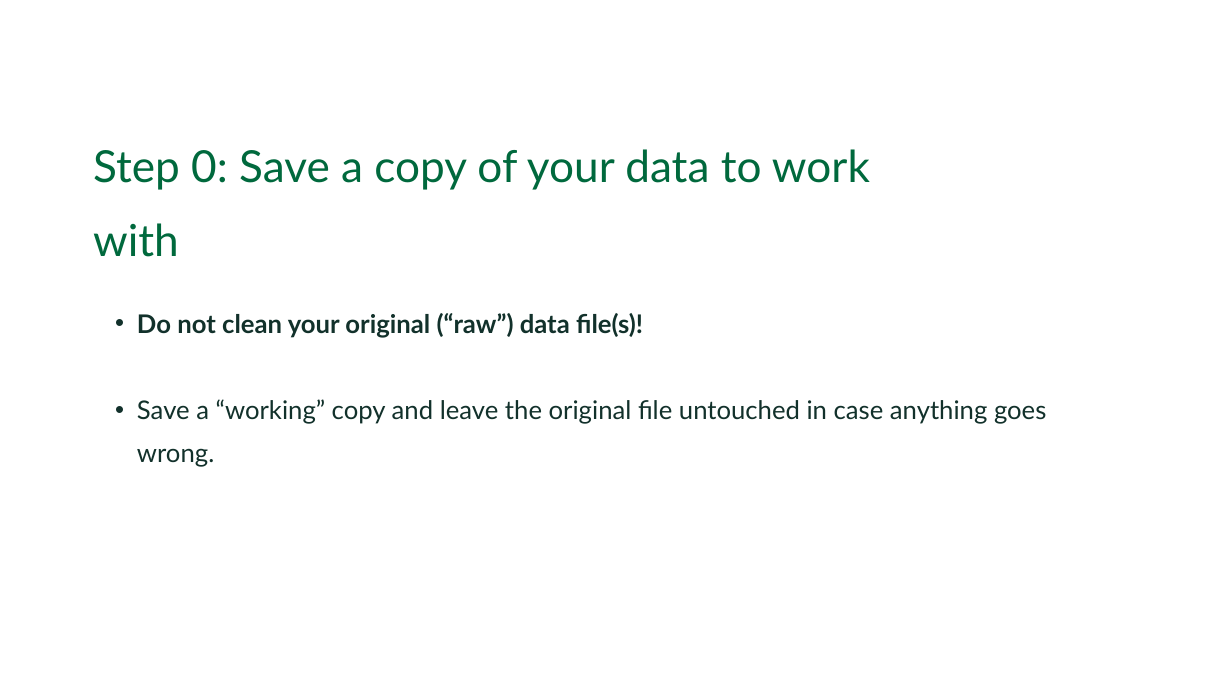
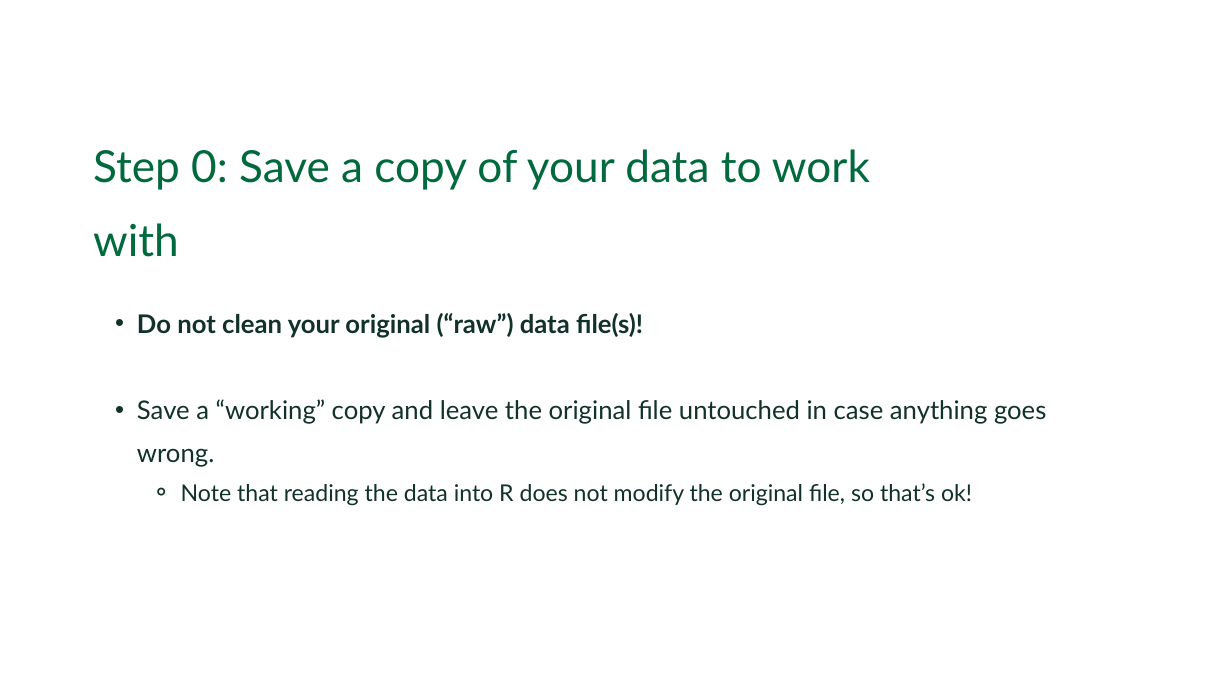
Before and after one commit to Dartmouth-Libraries/r_research-fundamentals_ws, a slide deck: slide 11 of slides/03a_Data-Cleaning.pptx. Drawn at 1232x693 pixels with LibreOffice and Linux fonts; fonts in the diff are those of the drawing; background and template pictures are left out. Boxes give left, top, right and bottom in pixels: in the first picture for what was removed or moved away, otherwise in the second. Text is boxed around its words. In the diff, an @@ line names an element or a change of style, - is before the commit and + after.

Commit message:
data cleaning code draft combo and slide updates

```diff
--- a/slides/03a_Data-Cleaning.pptx
+++ b/slides/03a_Data-Cleaning.pptx
@@ text at (181, 483, 972, 506): paragraph added @@
+    ⚬ Note that reading the data into R does not modify the original file, so that’s ok!
```
Also in this commit, not shown: 1 other file.
